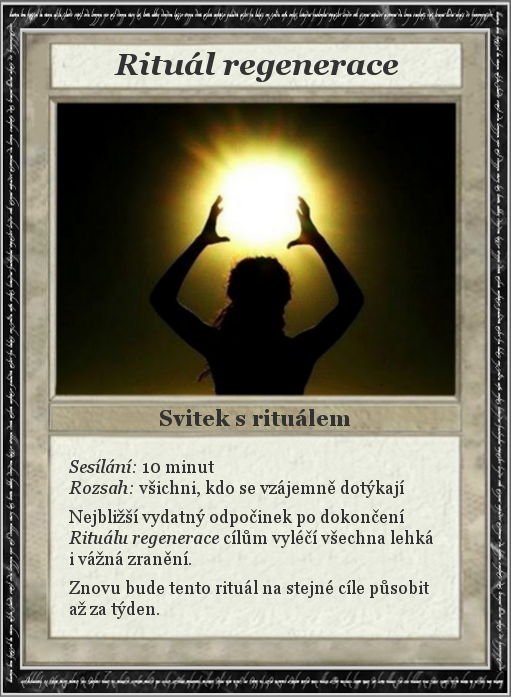
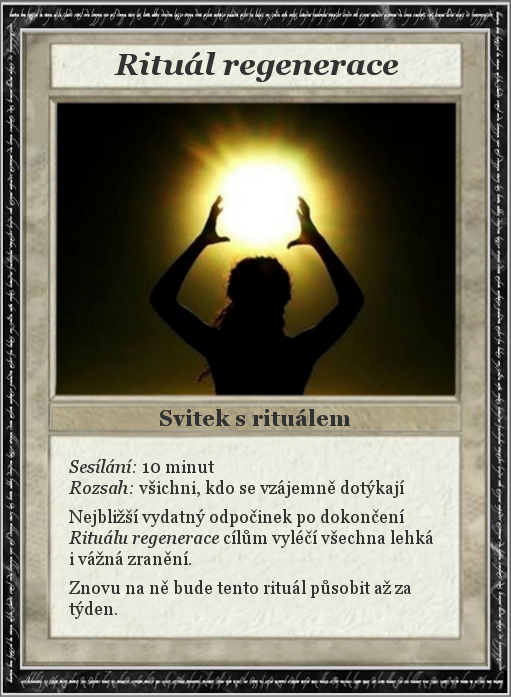
Two versions of the same layered image (511px x 697px). Layer-by-layer changes:
painted on "Sesílání: 10 minut ..." over [69, 580, 429, 619]
